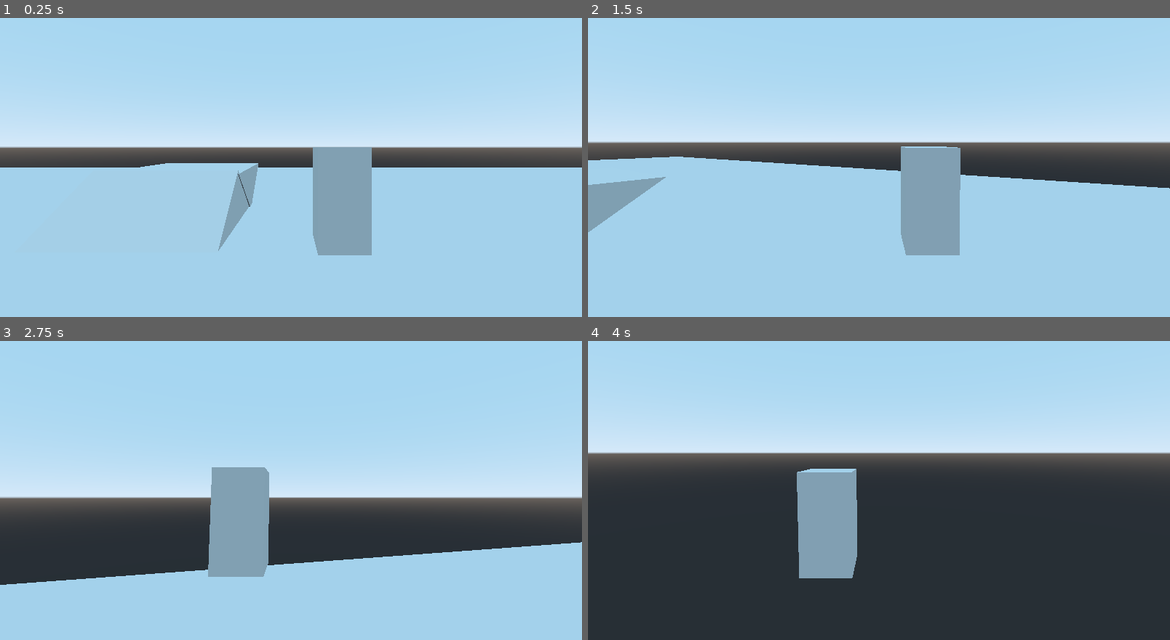
Above: before the commit, frames 1-4 (two rows, left to right).
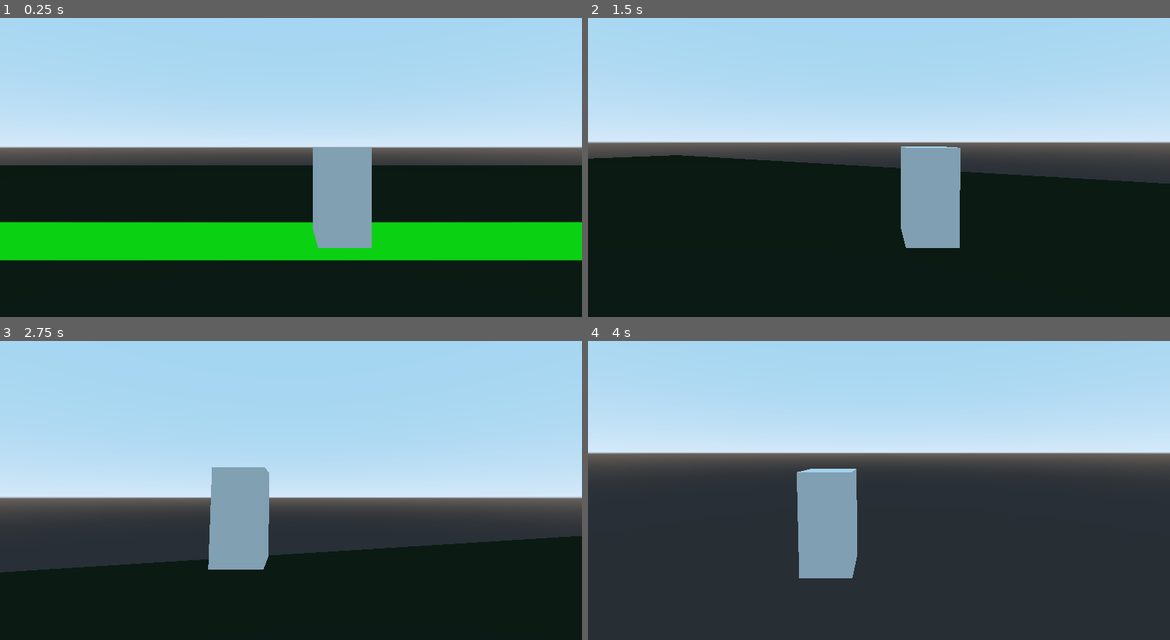
Above: after the commit, the same moments.

Repository: Paulpanther/MultiplayerTowerDefense
Game: Godot game, scene res://game/game.tscn
Same seed, same stepped clock (60 frames per second), same inputs: the game is played once before the commit and once after it.
Inputs (mouse positions are in pixels of both pictures, inside the frame that each line leads up to):
- Up to frame 1 (0.25 s): no input
- Up to frame 2 (1.5 s): tap Enter (ui_accept) at 0.5, 0.77 s; move the mouse to (908, 146) at 0.52 s; hold W (move_forward) from 0.53 s (still down); tap Tab (ui_focus_next) at 0.6 s; click (908, 146) at 0.67 s; move the mouse to (849, 149) at 1.27 s; tap Q (camera_left) at 1.35 s
- Up to frame 3 (2.75 s): keep holding W (move_forward); tap Enter (ui_accept) at 1.52 s; tap Tab (ui_focus_next) at 1.55, 2.3 s; move the mouse to (302, 463) at 2.02 s; hold E (camera_right) from 2.03 s (still down)
- Up to frame 4 (4 s): keep holding W (move_forward); move the mouse to (873, 475) at 2.77 s; release E (camera_right) at 2.78 s; click (873, 475) at 2.85 s; tap Enter (ui_accept) at 3.02, 3.77 s; tap Tab (ui_focus_next) at 3.05, 3.8 s; move the mouse to (919, 475) at 3.52 s; tap C (place_tower_mode) at 3.6 s

The runs differ from the first frame. In frame 1, 48% of the frame differs, in the area x 0-100%, y 48-100%; in frame 2, 47%; in frame 3, 28%; in frame 4, nothing differs.

Commit message:
add enemy movement

Diff:
--- /dev/null
+++ b/Enemies/enemy.gd
@@ -0,0 +1,24 @@
+extends PathFollow
+
+
+# Declare member variables here. Examples:
+# var a = 2
+# var b = "text"
+export var speed = 0
+export var maxHP = 0
+export var damage = 0
+
+# Called when the node enters the scene tree for the first time.
+func _ready():
+	pass # Replace with function body.
+
+
+# Called every frame. 'delta' is the elapsed time since the previous frame.
+func _physics_process(delta):
+	var unit_speed = unit_offset/(offset+0.01) * speed
+	if self.unit_offset + (delta * unit_speed) >= 0.99:
+		print("damage " + str(Global.baseHealth))
+		Global.baseHealth -= 1
+		queue_free()
+	else:
+		self.offset += delta * speed
--- /dev/null
+++ b/Enemies/grunt/grunt.tscn
@@ -0,0 +1,19 @@
+[gd_scene load_steps=3 format=2]
+
+[ext_resource path="res://Enemies/enemy.gd" type="Script" id=1]
+
+[sub_resource type="CylinderMesh" id=1]
+
+[node name="EnemyPF" type="PathFollow"]
+loop = false
+script = ExtResource( 1 )
+speed = 15
+maxHP = 50
+damage = 1
+
+[node name="KinematicBody" type="KinematicBody" parent="."]
+
+[node name="MeshInstance" type="MeshInstance" parent="KinematicBody"]
+transform = Transform( 1, 0, 0, 0, 1, 0, 0, 0, 1, 0, 0.999896, 0 )
+mesh = SubResource( 1 )
+material/0 = null
--- a/Global.gd
+++ b/Global.gd
@@ -1,3 +1,31 @@
 extends Node
 
 export var currentHealth = 100
+
+#GAMESTATE
+export var difficulty = 0
+
+#BASE
+export var baseHealth = 150
+
+#ENEMIES
+enum ENEMIES{
+	grunt,
+	runner
+}
+export(ENEMIES) var enemies = ENEMIES.grunt
+
+#LEVELS
+export var maxWaitTime = 15 #Seconds
+
+export var waves = [
+	[
+		[0.0, ENEMIES.grunt],
+		[2.0, ENEMIES.grunt],
+		[4.0, ENEMIES.grunt],
+		[6.0, ENEMIES.grunt],
+		[8.0, ENEMIES.grunt],
+		[10.0, ENEMIES.grunt],
+		[12.0, ENEMIES.grunt],
+	]
+]
--- a/level/level0/assets/enemy_path_0.tres
+++ b/level/level0/assets/enemy_path_0.tres
@@ -2,6 +2,6 @@
 
 [resource]
 _data = {
-"points": PoolVector3Array( 0, 0, 0, 0, 0, 0, -40, 0, 0, 0, 0, 0, 0, 0, 0, 40, 0, 0 ),
+"points": PoolVector3Array( 0, 0, 0, 0, 0, 0, 40.0752, -0.261078, 0, 0, 0, 0, 0, 0, 0, -40.2676, -0.261078, 0 ),
 "tilts": PoolRealArray( 0, 0 )
 }
--- a/level/level0/level0.tscn
+++ b/level/level0/level0.tscn
@@ -1,14 +1,21 @@
-[gd_scene load_steps=7 format=2]
+[gd_scene load_steps=9 format=2]
 
 [ext_resource path="res://level/level0/levelController.gd" type="Script" id=1]
 [ext_resource path="res://level/level0/assets/map.obj" type="ArrayMesh" id=2]
+[ext_resource path="res://level/level0/textures/map_texture.png" type="Texture" id=3]
 [ext_resource path="res://level/level0/assets/enemy_path_0.tres" type="Curve3D" id=4]
 
-[sub_resource type="BoxShape" id=2]
-extents = Vector3( 40, 0.05, 20 )
+[sub_resource type="Curve3D" id=7]
+_data = {
+"points": PoolVector3Array( 0, 0, 0, 0, 0, 0, -27.743, 0, 19.5038, -11.4034, 0, 2.31776, 11.4034, 0, -2.31776, -7.90294, 0, -18.971, 0, 0, 0, 0, 0, 0, 23.9895, 0, -14.5209 ),
+"tilts": PoolRealArray( 0, 0, 0 )
+}
 
-[sub_resource type="PrismMesh" id=3]
-size = Vector3( 4, 1.5, 4 )
+[sub_resource type="SpatialMaterial" id=5]
+albedo_texture = ExtResource( 3 )
+
+[sub_resource type="ConvexPolygonShape" id=6]
+points = PoolVector3Array( 40.1749, -0.175439, 20.1754, -40.1754, -0.175439, -20.1754, -40.1754, -0.175439, 20.1754, 40.1749, -0.175439, -20.1754 )
 
 [sub_resource type="ConvexPolygonShape" id=4]
 points = PoolVector3Array( -2, -0.75, -2, -2, -0.75, 2, 0, 0.75, -2, 2, -0.75, -2, 2, -0.75, 2, 0, 0.75, 2 )
@@ -16,27 +23,21 @@
 [node name="level_0_spatial" type="Spatial"]
 script = ExtResource( 1 )
 
-[node name="enemy_path" type="Path" parent="."]
+[node name="enemy_path_2" type="Path" parent="." groups=["enemy_paths"]]
+curve = SubResource( 7 )
+
+[node name="enemy_path" type="Path" parent="." groups=["enemy_paths"]]
 curve = ExtResource( 4 )
-
-[node name="enemy_path_follow" type="PathFollow" parent="enemy_path"]
-transform = Transform( 1, 0, 0, 0, 1, 0, 0, 0, 1, -40, 0, 0 )
-
-[node name="StaticBody" type="StaticBody" parent="enemy_path/enemy_path_follow"]
-
-[node name="MeshInstance" type="MeshInstance" parent="enemy_path/enemy_path_follow/StaticBody"]
-transform = Transform( 1, 0, 0, 0, 1, 0, 0, 0, 1, 0, 1.05009, 0 )
 
 [node name="StaticBody" type="StaticBody" parent="."]
 collision_layer = 3
 
-[node name="CollisionShape" type="CollisionShape" parent="StaticBody"]
-transform = Transform( 1, 0, 0, 0, 1, 0, 0, 0, 1, 0.00113678, 0.0273337, 0.0128708 )
-shape = SubResource( 2 )
-
 [node name="MeshInstance" type="MeshInstance" parent="StaticBody"]
 mesh = ExtResource( 2 )
-material/0 = null
+material/0 = SubResource( 5 )
+
+[node name="CollisionShape2" type="CollisionShape" parent="StaticBody"]
+shape = SubResource( 6 )
 
 [node name="Slope" type="StaticBody" parent="."]
 transform = Transform( -0.00373498, 0, 0.999993, 0, 1, 0, -0.999993, 0, -0.00373498, 4.45494, 0.912944, 0.873787 )
@@ -44,8 +45,6 @@
 
 [node name="MeshInstance" type="MeshInstance" parent="Slope"]
 transform = Transform( 1, 0, 0, 0, 1, 0, 0, 0, 1, -0.826159, -0.234319, -0.00308568 )
-mesh = SubResource( 3 )
-material/0 = null
 
 [node name="CollisionShape" type="CollisionShape" parent="Slope"]
 transform = Transform( 1, 0, 0, 0, 1, 0, 0, 0, 1, -0.826159, -0.234319, -0.00308568 )
@@ -57,8 +56,6 @@
 
 [node name="MeshInstance" type="MeshInstance" parent="Slope2"]
 transform = Transform( 1, 0, 0, 0, 1, 0, 0, 0, 1, -0.826159, -0.234319, -0.00308568 )
-mesh = SubResource( 3 )
-material/0 = null
 
 [node name="CollisionShape" type="CollisionShape" parent="Slope2"]
 transform = Transform( 1, 0, 0, 0, 1, 0, 0, 0, 1, -0.826159, -0.234319, -0.00308568 )
--- a/level/level0/levelController.gd
+++ b/level/level0/levelController.gd
@@ -4,22 +4,72 @@
 # Declare member variables here. Examples:
 # var a = 2
 # var b = "text"
-func genPath(path):
-	path.curve.add_point(Vector3(0,0,0))
-	path.curve.add_point(Vector3(10,10,10))
 
+const grunt = preload("res://Enemies/grunt/grunt.tscn")
+
+var currentWave = 0
+var stateProgress = 0
+var lastSpawn = -1
+var levelState = STATE.start
+var paths: Array = []
+var lastPath = 0
+
+enum STATE{
+	start,
+	wave,
+	wait,
+	end
+}
+
+func spawnEnemy(type):
+	print("spawn " + str(type))
+	lastPath = (lastPath + 1) % len(paths)
+
+	var pfEnemy = grunt.instance()
+
+	paths[lastPath].add_child(pfEnemy)
 	pass
+
+func updateWave():
+	var updated = false
+	while not updated:
+		if len(Global.waves[0]) >lastSpawn + 1 and Global.waves[0][lastSpawn + 1][0] <= stateProgress:
+			spawnEnemy(Global.waves[0][lastSpawn + 1][1])
+			lastSpawn += 1
+		else:
+			updated = true
+
 
 # Called when the node enters the scene tree for the first time.
 func _ready():
 	var enemy_path = $enemy_path
-	print(self.get_child(0).name)
-	var path = genPath(enemy_path)
+	print("Loaded level " + self.name)
+
+	paths = get_tree().get_nodes_in_group("enemy_paths")
 	pass # Replace with function body.
 
 
-# Called every frame. 'delta' is the elapsed time since the previous frame.
 func _physics_process(delta):
-	var pf = $enemy_path/enemy_path_follow
-	pf.unit_offset += delta/15
-	pass
+	stateProgress += delta
+	match levelState:
+		STATE.start:
+			if Input.is_action_just_pressed("ui_focus_next"):
+				levelState = STATE.wave
+				stateProgress = 0
+		STATE.wave:
+			updateWave()
+			if len(Global.waves[0]) - 1 <= lastSpawn:
+				if len(Global.waves) - 1 <= currentWave:
+					levelState = STATE.end
+					print("end")
+				else:
+					levelState = STATE.wait
+					stateProgress = 0
+					currentWave += 1
+					print("wait")
+		STATE.wait:
+			if Global.maxWaitTime <= stateProgress:
+				levelState = STATE.wave
+			pass
+		STATE.end:
+			pass
